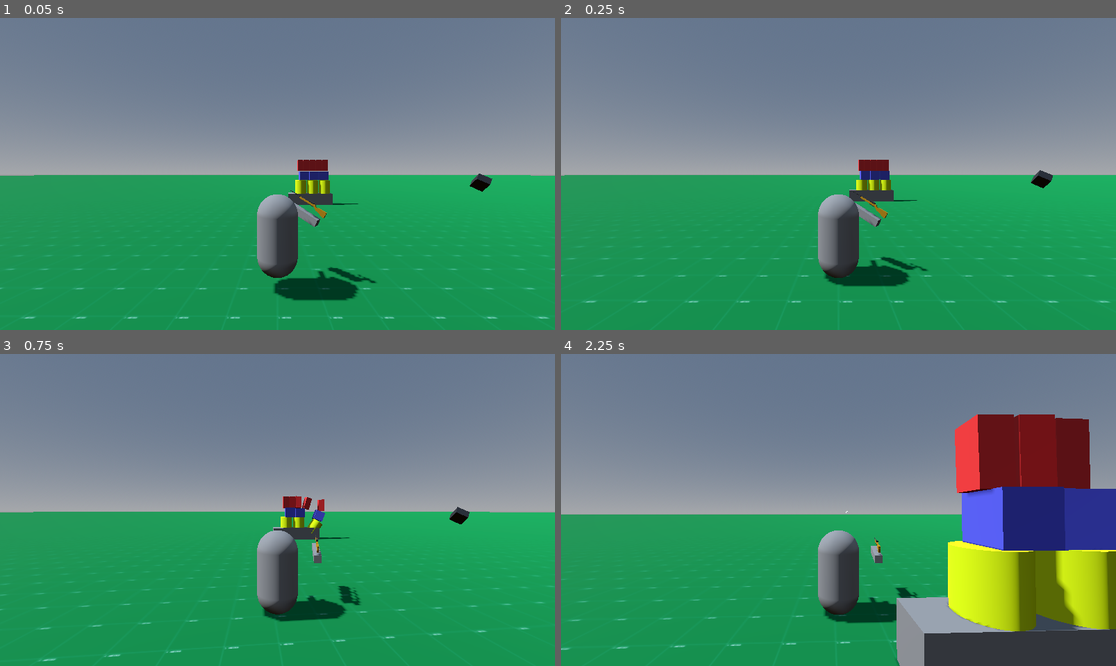
Above: before the commit, frames 1-4 (two rows, left to right).
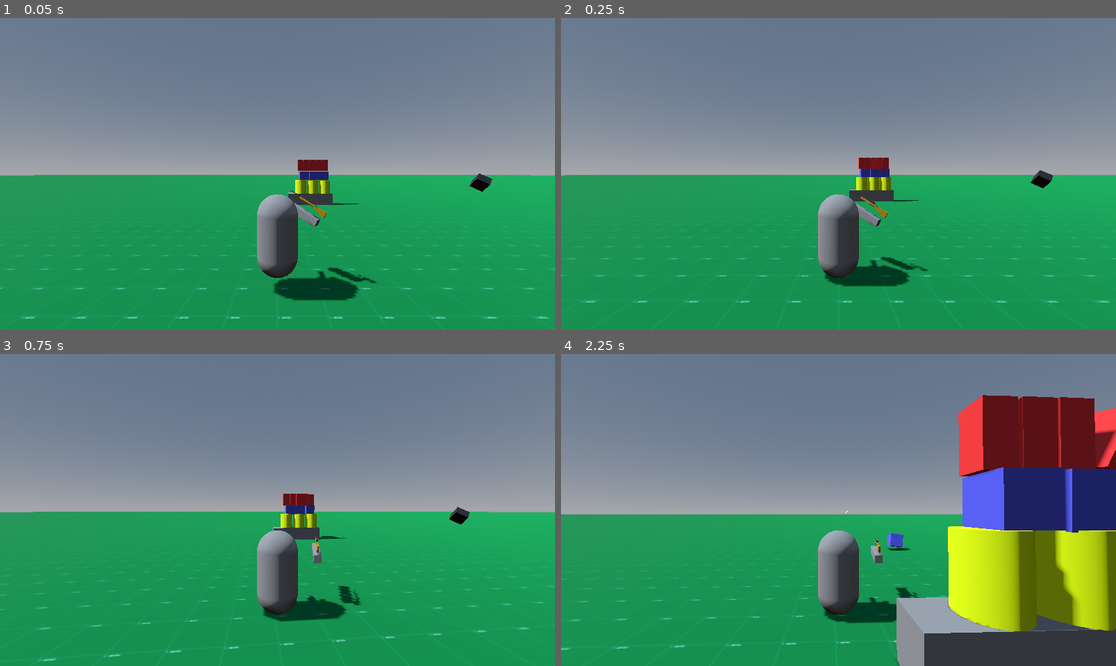
Above: after the commit, the same moments.

Repository: ImmersiveRPG/ExampleRaycastBullets
Game: Godot game, scene res://src/World/World.tscn
Two runs of this game, one before a commit and one after it. Both use one fixed random seed, a clock stepped at 60 frames per second and the inputs below.
Inputs (mouse positions are in pixels of both pictures, inside the frame that each line leads up to):
- Up to frame 1 (0.05 s): no input
- Up to frame 2 (0.25 s): no input
- Up to frame 3 (0.75 s): move the mouse to (305, 510) at 0.52 s; hold W (MoveForward) from 0.53 s (still down); click (305, 510) at 0.6 s
- Up to frame 4 (2.25 s): keep holding W (MoveForward); move the mouse to (810, 510) at 1.27 s; click (810, 510) at 1.35 s; move the mouse to (849, 503) at 2.02 s; click (849, 503) at 2.1 s

Frame 1 is identical in both runs. In frame 2, 0.2% of the frame differs, in the area x 53-65%, y 44-59%; in frame 3, 0.5%; in frame 4, 8.3%, in the area x 58-100%, y 13-90%.

Commit message:
Fixed issue with table collision size being half

Diff:
--- a/project/src/World/World.tscn
+++ b/project/src/World/World.tscn
@@ -21,7 +21,7 @@
 glow_enabled = true
 
 [sub_resource type="BoxShape3D" id="3"]
-size = Vector3(2, 0.5, 0.5)
+size = Vector3(4, 1, 4)
 
 [sub_resource type="BoxMesh" id="4"]
 size = Vector3(4, 1, 1)
